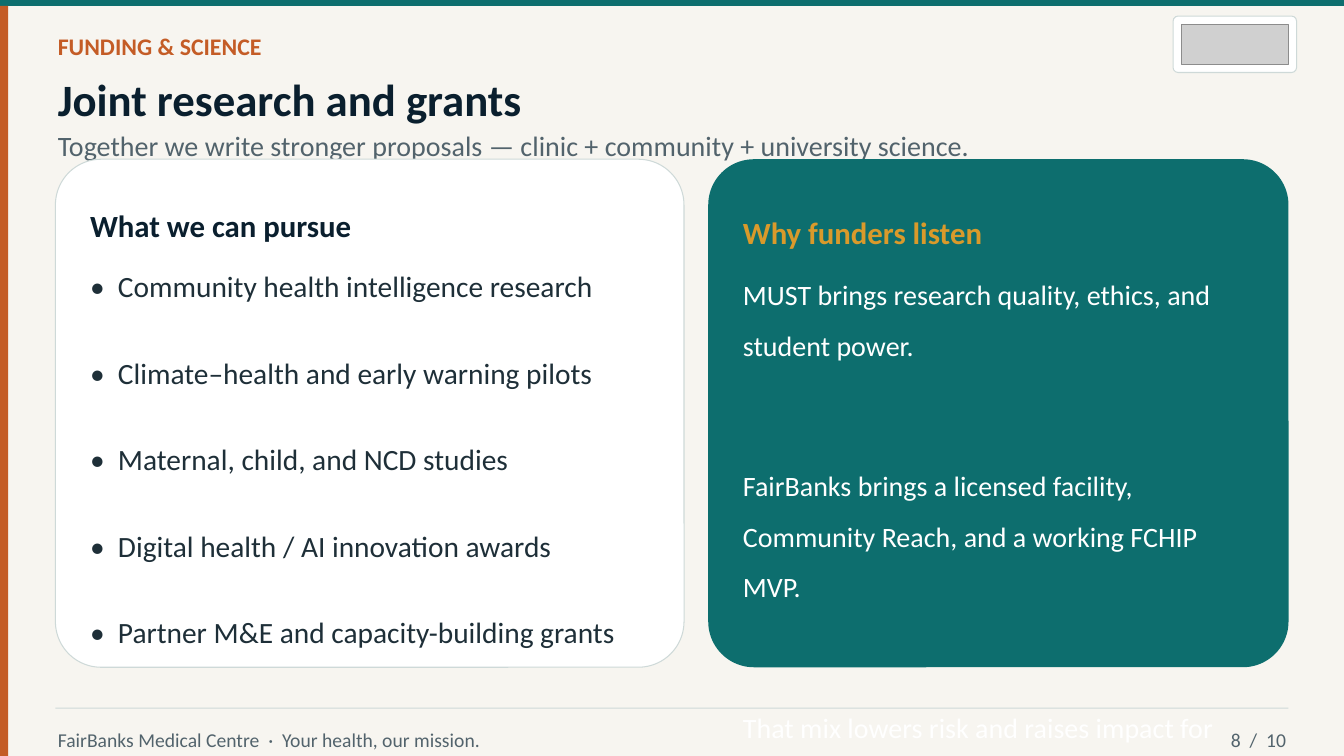
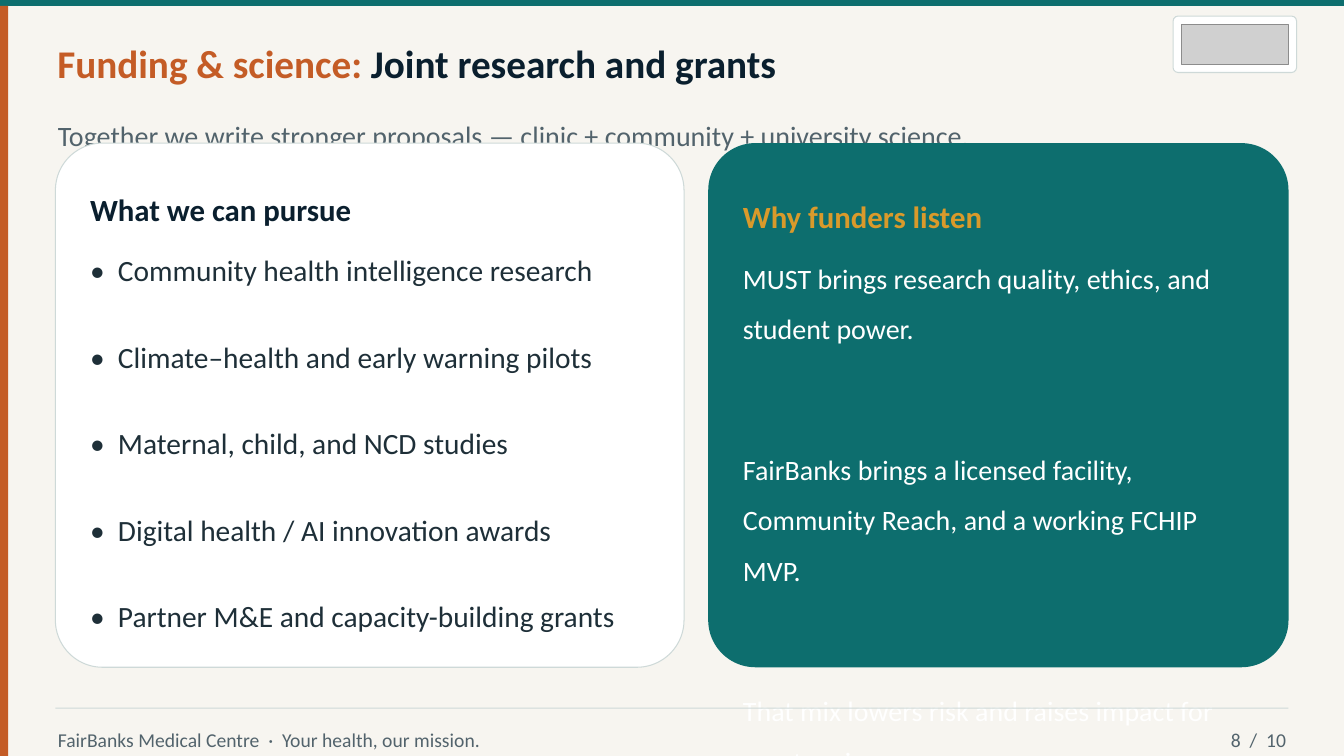
Before and after one commit to WASSWA2624/fairbanks, a slide deck: slide 8 of pitch-presentations/documents/must_ppt.pptx. Drawn at 1344x756 pixels with LibreOffice and Linux fonts; fonts in the diff are those of the drawing; grey boxes stand for pictures. Boxes give left, top, right and bottom in pixels: in the first picture for what was removed or moved away, otherwise in the second. Text is boxed around its words. In the diff, an @@ line names an element or a change of style, - is before the commit and + after.

Commit message:
Refine PowerPoint presentation generation script for MUST partnership pitch. Adjusted header dimensions and improved text formatting for kicker and title handling. Enhanced layout for better readability and visual appeal in the generated slides.

```diff
--- a/pitch-presentations/documents/must_ppt.pptx
+++ b/pitch-presentations/documents/must_ppt.pptx
@@ text "Funding & science: Joint research ..." at (x1=57, y1=50, x2=776, y2=85): vertical alignment top to middle @@
@@ text at (x1=57, y1=50, x2=776, y2=85): text changed; size 32 to 28 pt @@
-Joint research and grants
+Funding & science: Joint research and grants
@@ text removed at (x1=58, y1=39, x2=262, y2=55) @@
-FUNDING & SCIENCE
@@ text "Together we write stronger proposals ..." moved from (x1=58, y1=136, x2=969, y2=163) to (x1=58, y1=123, x2=969, y2=153) @@
@@ rounded rectangle resized from (x1=55, y1=159, x2=685, y2=667) to (x1=55, y1=143, x2=685, y2=667) @@
@@ rounded rectangle resized from (x1=709, y1=159, x2=1290, y2=667) to (x1=709, y1=143, x2=1290, y2=667) @@
@@ text "What we can pursue" moved from (x1=90, y1=215, x2=351, y2=242) to (x1=90, y1=199, x2=351, y2=226) @@
@@ text "Why funders listen" moved from (x1=743, y1=222, x2=982, y2=249) to (x1=743, y1=206, x2=982, y2=233) @@
@@ text "• Community health intelligence research" moved from (x1=118, y1=276, x2=614, y2=648) to (x1=118, y1=260, x2=614, y2=632) @@
@@ text "MUST brings research quality, ethics, ..." moved from (x1=743, y1=285, x2=1210, y2=597) to (x1=743, y1=269, x2=1210, y2=581) @@
```
Also in this commit, not shown: 7 other slides changed, 1 other file.
